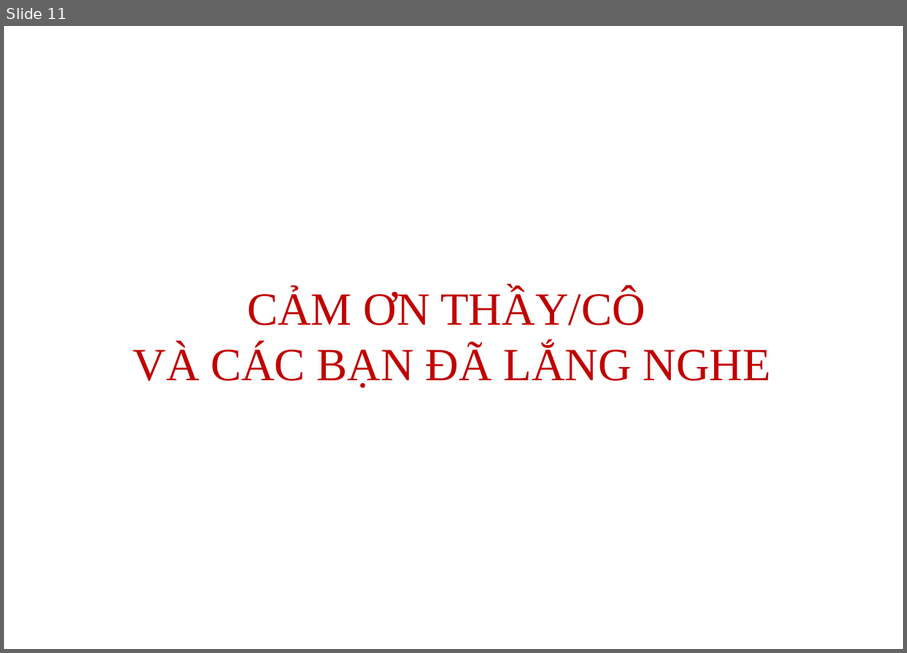
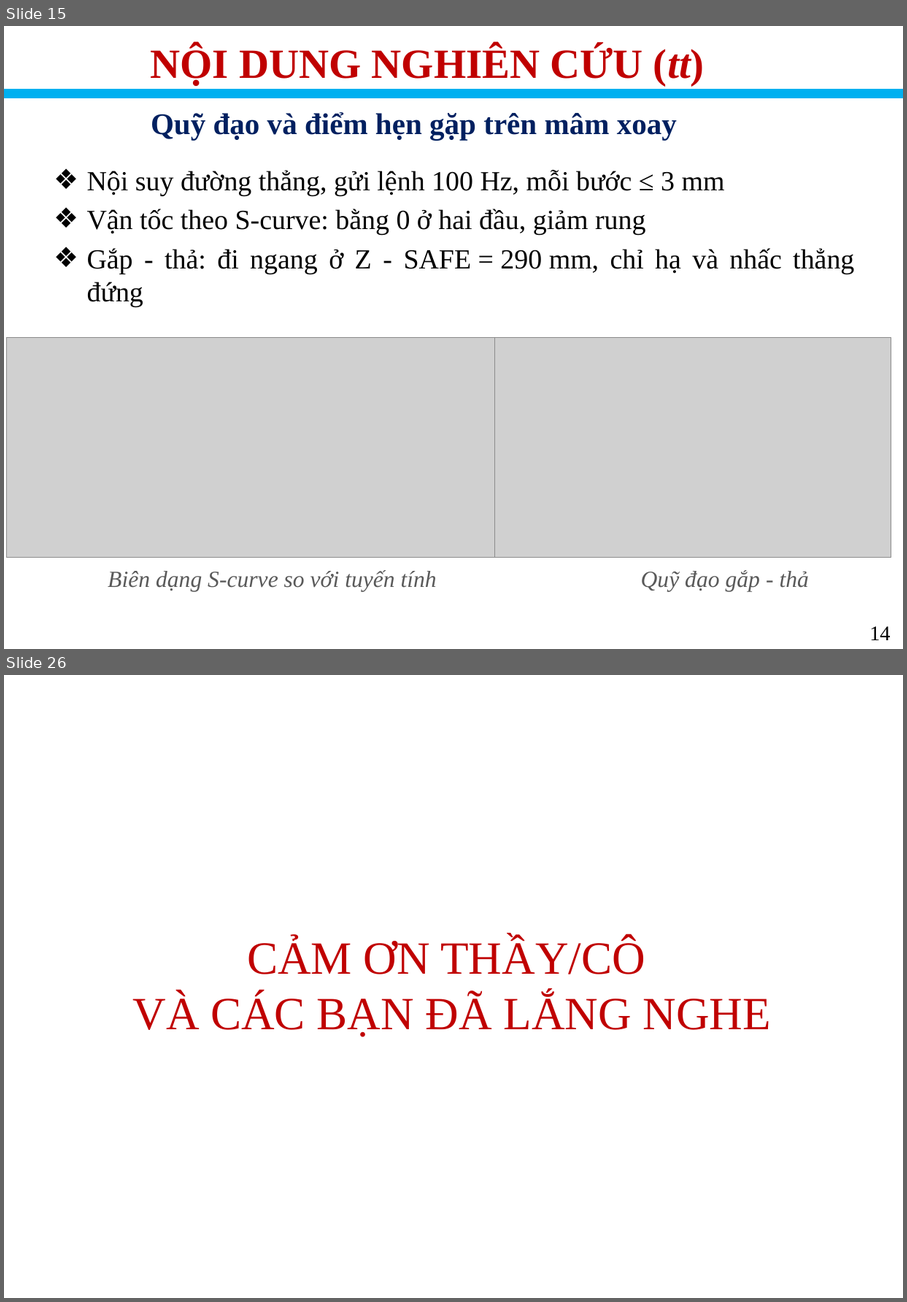
Before and after one commit to ruibi2204/Do_an_Delta.Robot_Dang_Rui_Bi, a slide deck: Thuyết minh _ Trình bày/Trình bày.pptx. Shown one above the other, each under a label of ours: slide 11 before the commit, slides 15 and 26 after it; the slides between them are not shown. The pictures are 907x653 and 907x1302 pixels, drawn with LibreOffice and Linux fonts; fonts in the diff are those of the drawing; grey boxes stand for pictures; background and template pictures are left out. Boxes give left, top, right and bottom in pixels: in the first picture for what was removed or moved away, otherwise in the second. Text is boxed around its words. In the diff, an @@ line names an element or a change of style, - is before the commit and + after.

```diff
--- a/Thuyết minh _ Trình bày/Trình bày.pptx
+++ b/Thuyết minh _ Trình bày/Trình bày.pptx
@@ slide 15 added at (4,26,903,649), background #FFFFFF @@
@@ text added at (151,46,705,86), 36 pt, text #C00000, bold @@
+NỘI DUNG NGHIÊN CỨU (tt)
@@ line added from (4, 93) to (903, 93), #00B0F0 8 pt @@
@@ text added at (151,112,677,140), 26 pt, text #002060, bold @@
+Quỹ đạo và điểm hẹn gặp trên mâm xoay
@@ text added at (87,170,854,307), 24 pt, text #000000 @@
+❖ Nội suy đường thẳng, gửi lệnh 100 Hz, mỗi bước ≤ 3 mm
+❖ Vận tốc theo S-curve: bằng 0 ở hai đầu, giảm rung
+❖ Gắp - thả: đi ngang ở Z - SAFE = 290 mm, chỉ hạ và nhấc thẳng đứng
@@ picture added at (6,338,495,557) @@
@@ picture added at (495,338,892,557) @@
@@ text added at (108,570,437,591), 20 pt, text #595959, italic @@
+Biên dạng S-curve so với tuyến tính
@@ text added at (641,570,809,591), 20 pt, text #595959, italic @@
+Quỹ đạo gắp - thả
@@ text added at (870,626,890,640), 18 pt, text #000000 @@
+14
@@ what was slide 11 is now slide 26 @@
```
Also in this commit, not shown: 2 slides changed, 22 other slides added, 10 slides removed, 13 other files.
